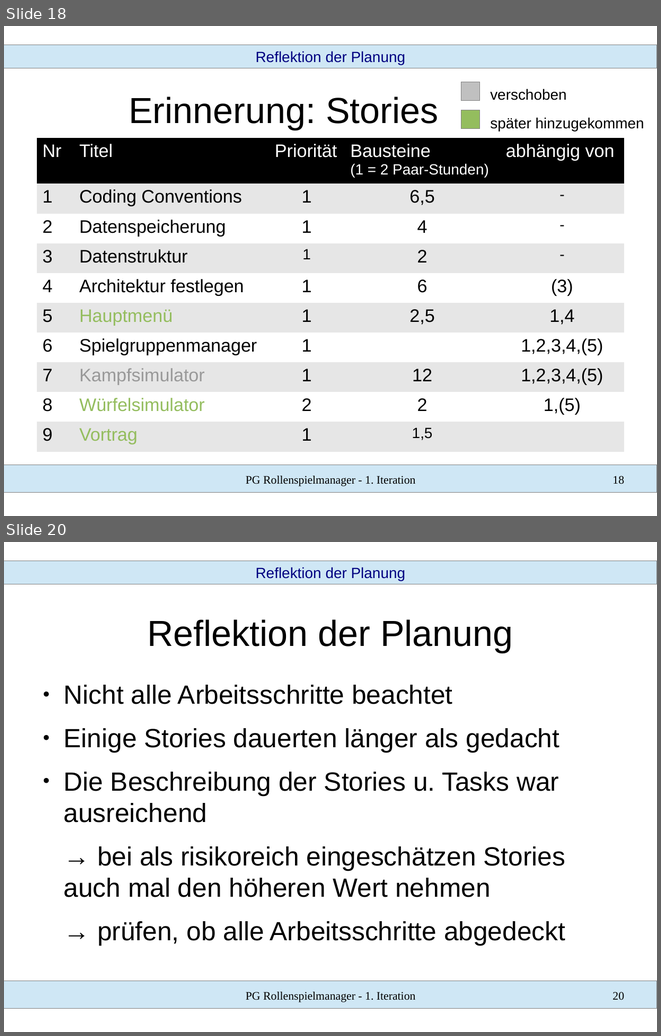
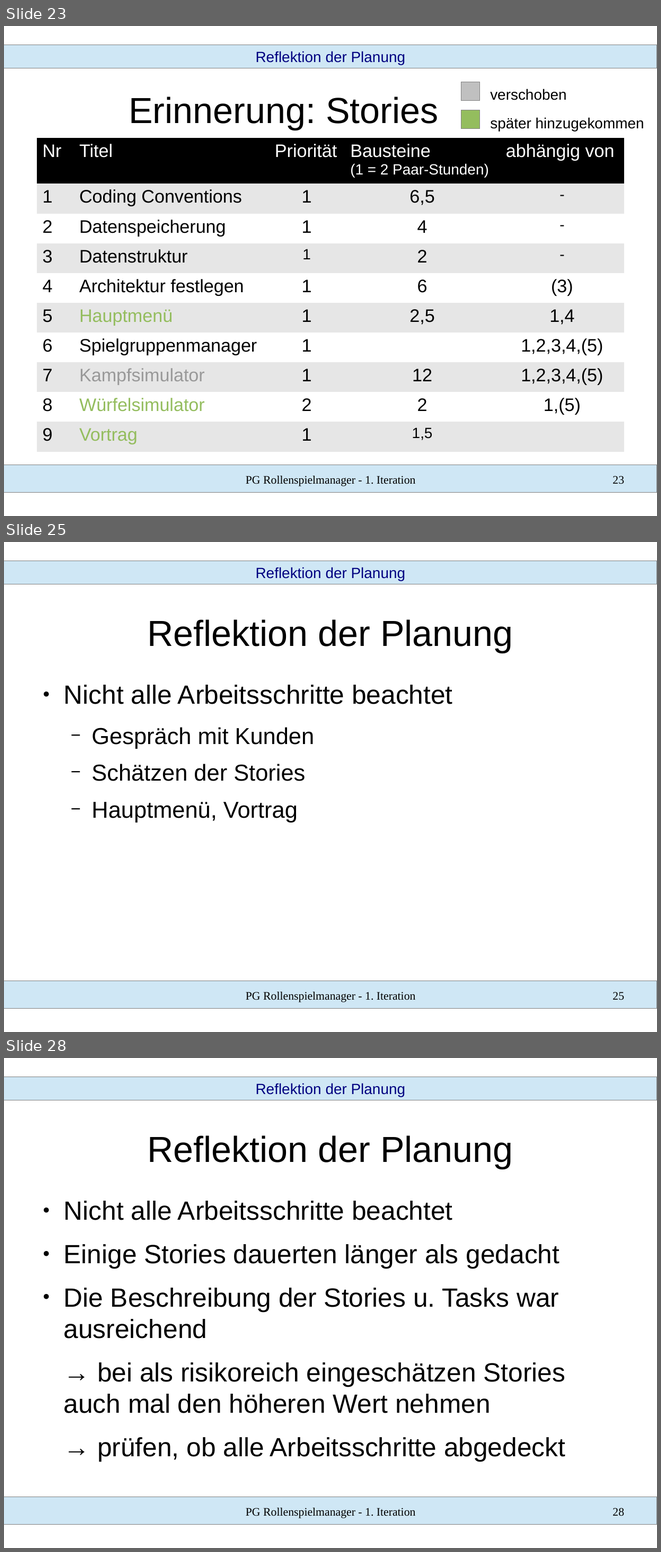
Before and after one commit to SWT-Projektgruppe-2015/Rollenspielmanager, a slide deck: Dokumente/01 Iteration/vortrag.odp. Shown one above the other, each under a label of ours: slides 18 and 20 before the commit, slides 23, 25 and 28 after it; the slides between them are not shown. The pictures are 661x1036 and 661x1552 pixels, drawn with LibreOffice and Linux fonts; fonts in the diff are those of the drawing. Boxes give left, top, right and bottom in pixels: in the first picture for what was removed or moved away, otherwise in the second. Text is boxed around its words. In the diff, an @@ line names an element or a change of style, - is before the commit and + after.

Commit message:
Vortrag überarbeitet

```diff
--- a/Dokumente/01 Iteration/vortrag.odp
+++ b/Dokumente/01 Iteration/vortrag.odp
@@ slide 25 added at <box>4,542,657,1032</box>, background #FFFFFF; not listed: 2 template elements that a slide beside it also shows @@
@@ text added at <box>256,567,405,581</box>, 18 pt, text #000080 @@
+Reflektion der Planung
@@ title added at <box>147,619,513,653</box>, 44 pt, text #000000 @@
+Reflektion der Planung
@@ text added at <box>64,685,452,822</box>, 28 pt, text #000000 @@
+● Nicht alle Arbeitsschritte beachtet
+  − Gespräch mit Kunden
+  − Schätzen der Stories
+  − Hauptmenü, Vortrag
@@ text added at <box>246,991,416,1002</box>, 14 pt, text #000000 @@
+PG Rollenspielmanager - 1. Iteration
@@ page number added at <box>612,991,624,1000</box>, 14 pt, text #000000 @@
+25
@@ what was slide 18 is now slide 23 @@
@@ page number at <box>612,475,624,484</box>: text changed @@
-18
+23
@@ what was slide 20 is now slide 28 @@
@@ page number at <box>612,1507,624,1516</box>: text changed @@
-20
+28
```
Also in this commit, not shown: 4 slides changed, 10 other slides added, 1 other file.
